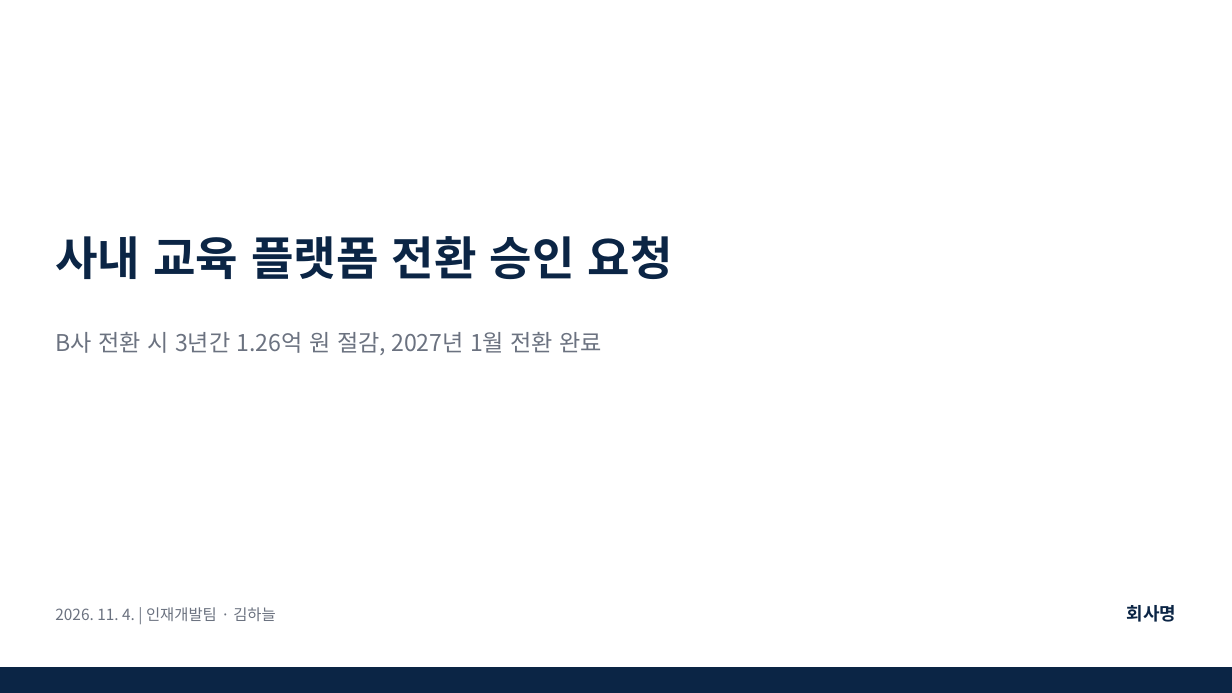
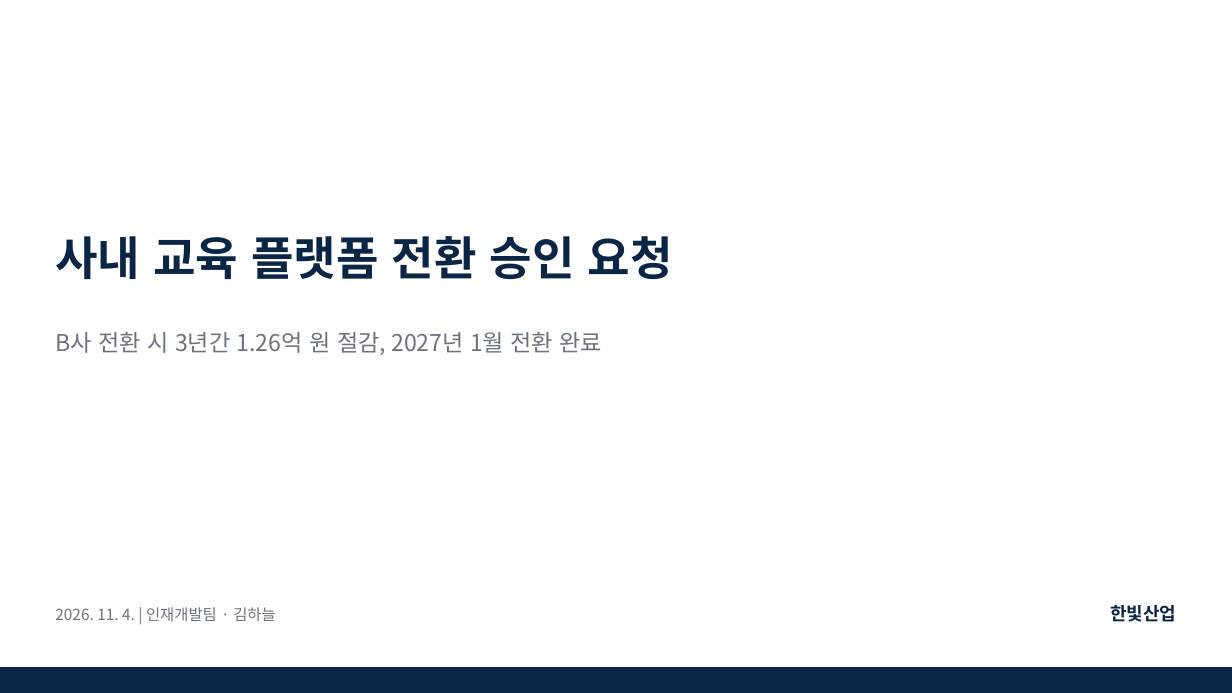
Before and after one commit to jch2100/document, a slide deck: slide 1 of examples/01-exec-report/result.pptx. Drawn at 1232x693 pixels with LibreOffice and Linux fonts; fonts in the diff are those of the drawing. Boxes give left, top, right and bottom in pixels: in the first picture for what was removed or moved away, otherwise in the second. Text is boxed around its words. In the diff, an @@ line names an element or a change of style, - is before the commit and + after.

```diff
--- a/examples/01-exec-report/result.pptx
+++ b/examples/01-exec-report/result.pptx
@@ text at <box>1110,605,1176,622</box>: text changed @@
-회사명
+한빛산업
```
Also in this commit, not shown: 6 other slides changed, 43 other files.
